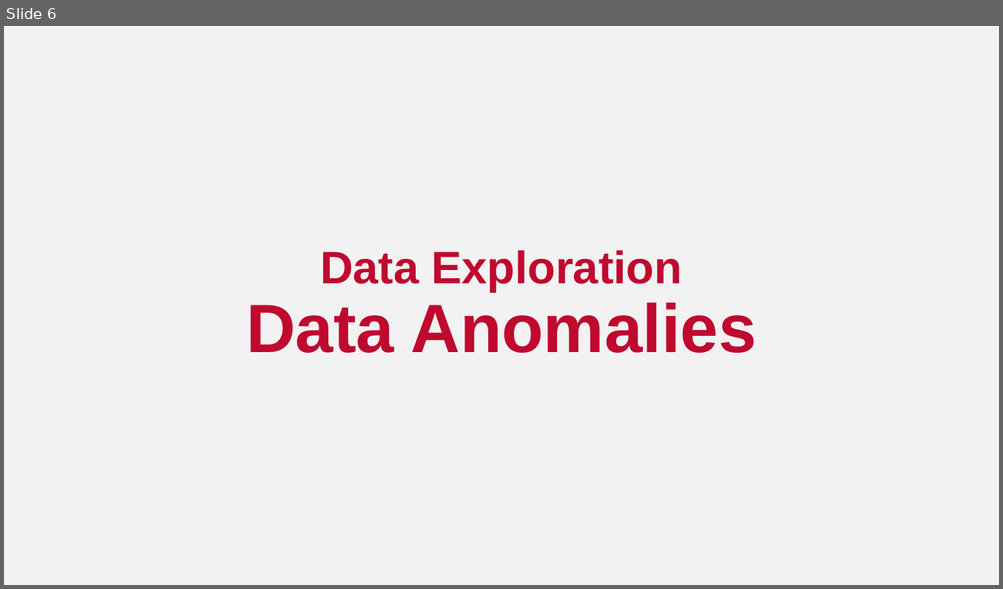
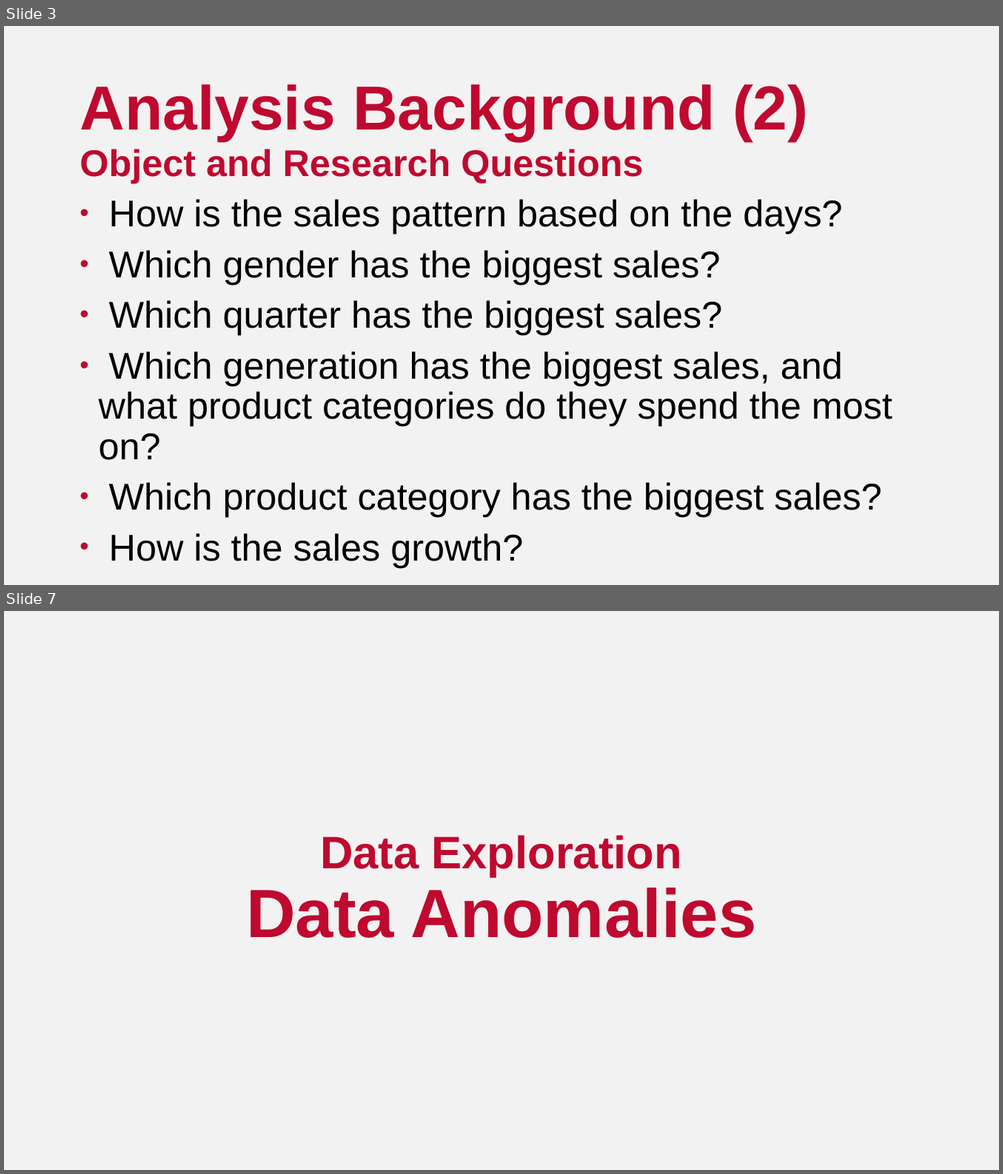
Before and after one commit to gracekaroma/analysis-of-sales-dataset, a slide deck: Analysis of Sales Dataset.pptx. Shown one above the other, each under a label of ours: slide 6 before the commit, slides 3 and 7 after it; the slides between them are not shown. The pictures are 1003x589 and 1003x1174 pixels, drawn with LibreOffice and Linux fonts; fonts in the diff are those of the drawing. Boxes give left, top, right and bottom in pixels: in the first picture for what was removed or moved away, otherwise in the second. Text is boxed around its words. In the diff, an @@ line names an element or a change of style, - is before the commit and + after.

Commit message:
Add analysis final power point

```diff
--- a/Analysis of Sales Dataset.pptx
+++ b/Analysis of Sales Dataset.pptx
@@ slide 3 added at box(4, 26, 999, 585), background #F2F2F2 @@
@@ title added at box(79, 84, 808, 141), 60 pt, text #BF092F, bold @@
+Analysis Background (2)
@@ text added at box(79, 149, 892, 568), 36 pt, text #000000 @@
+Object and Research Questions
+• How is the sales pattern based on the days?
+• Which gender has the biggest sales?
+• Which quarter has the biggest sales?
+• Which generation has the biggest sales, and what product categories do they spend the most on?
+• Which product category has the biggest sales?
+• How is the sales growth?
@@ what was slide 6 is now slide 7 @@
```
Also in this commit, not shown: 7 slides changed, 15 other slides added, 2 slides removed.
